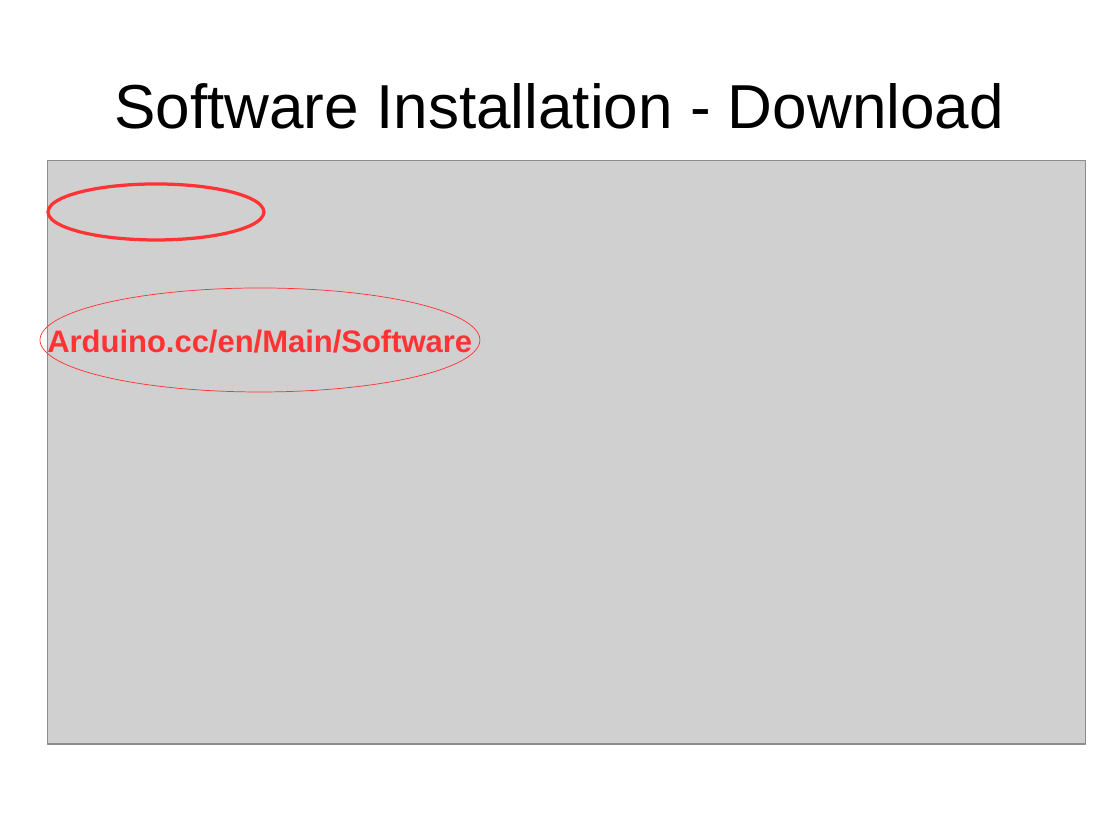
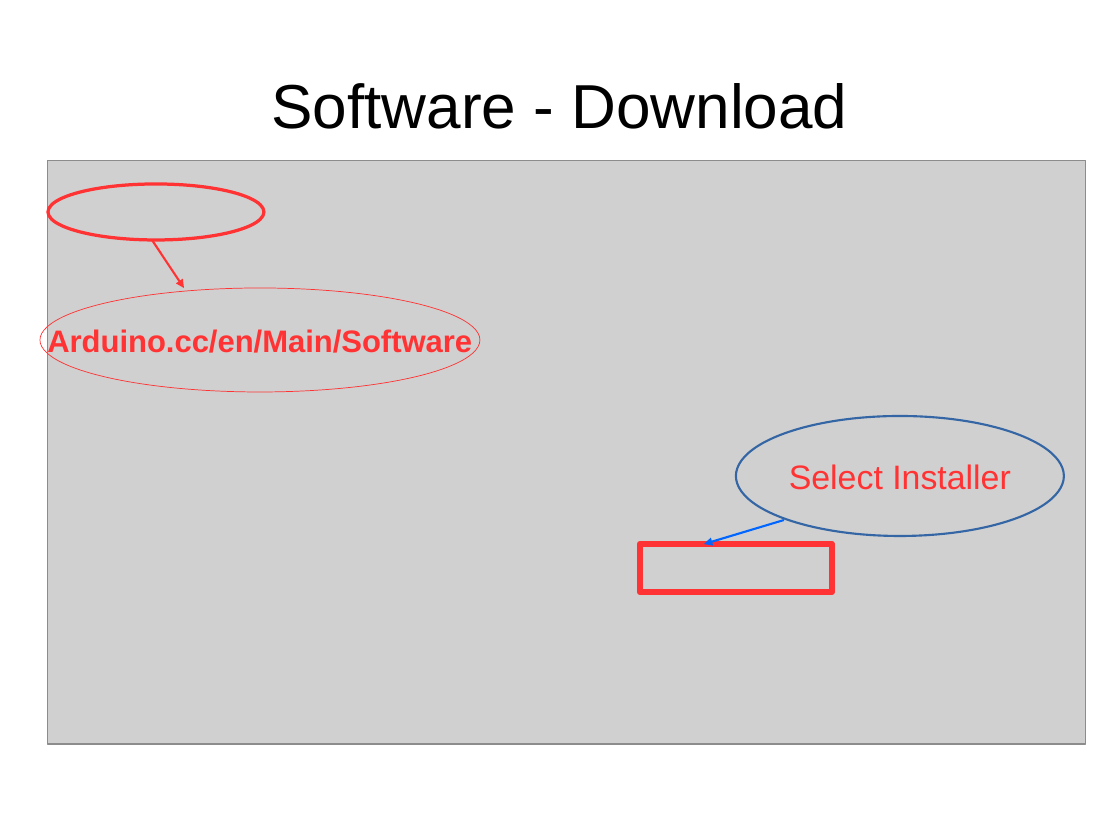
Before and after one commit to dhayanithivijayan/LearnIt, a slide deck: slide 10 of Arduino/Module_1.odp. Drawn at 1120x840 pixels with LibreOffice and Linux fonts; fonts in the diff are those of the drawing; grey boxes stand for pictures. Boxes give left, top, right and bottom in pixels: in the first picture for what was removed or moved away, otherwise in the second. Text is boxed around its words. In the diff, an @@ line names an element or a change of style, - is before the commit and + after.

Commit message:
completed installation and working on BlinkIt

```diff
--- a/Arduino/Module_1.odp
+++ b/Arduino/Module_1.odp
@@ title at [272,83,847,129]: text changed @@
-Software Installation - Download
+Software - Download
@@ arrow added from (152, 240) to (184, 288), #FF3333 1.5 pt @@
@@ ellipse added at [736,416,1064,536], outline #3465A4 1.5 pt, 24 pt, text #FF3333 @@
+Select Installer
@@ arrow added from (785, 520) to (704, 544), #0066FF 1.5 pt @@
@@ rectangle added at [640,544,832,592], outline #FF3333 4.51 pt @@
```
Also in this commit, not shown: 2 slides added, 10 other files.
